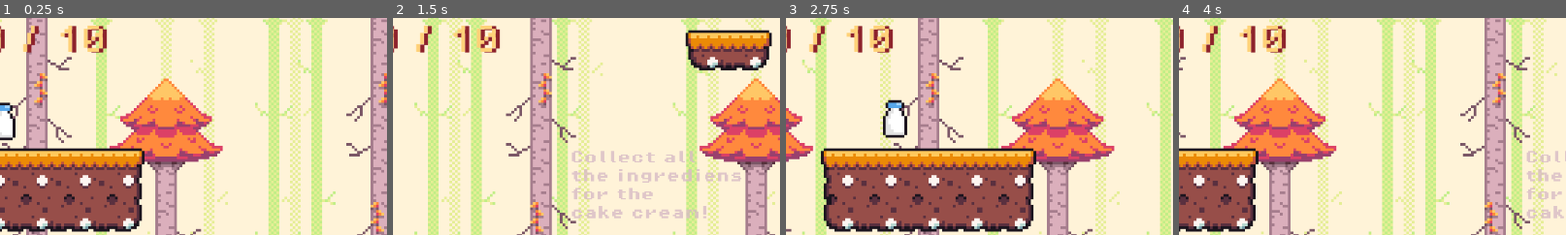
Above: before the commit, frames 1-4 (left to right).
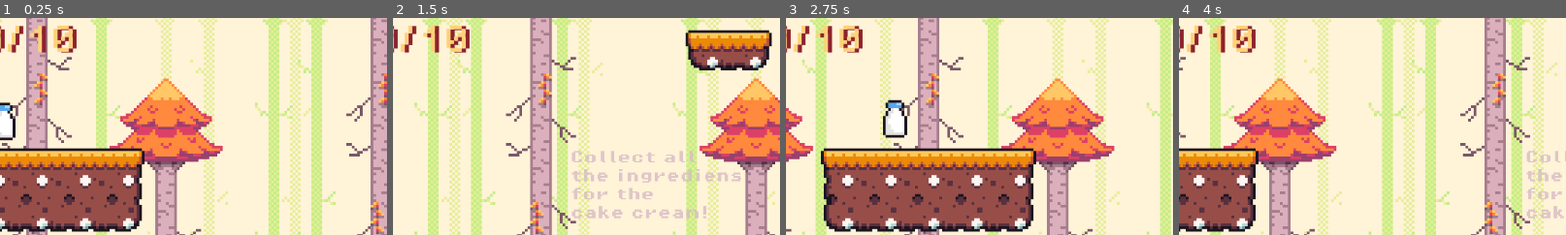
Above: after the commit, the same moments.

Repository: CakeRun/Vaerkstedsuge.github-brug-denne
Game: Godot game, scene res://level 2 (fall)/Level 2.tscn
The game is run twice, just before and just after one commit, with the same random seed, the same clock (stepped at 60 frames per second) and the same inputs. This scene is started directly instead of the project's main scene.
Inputs:
- Up to frame 1 (0.25 s): no input
- Up to frame 2 (1.5 s): hold D (move_right) from 0.53 s (still down); tap X (attack) at 0.6 s; tap Space (jump) at 0.77 s; tap E (enter) at 0.8, 1.35 s
- Up to frame 3 (2.75 s): tap Space (jump) at 1.52 s; tap X (attack) at 1.55, 2.1 s; release D (move_right) at 2.03 s; hold A (move_left) from 2.03 s (still down); tap E (enter) at 2.3 s
- Up to frame 4 (4 s): release A (move_left) at 2.78 s; hold D (move_right) from 2.78 s (still down); tap E (enter) at 2.85, 3.8 s; tap Space (jump) at 3.02, 3.77 s; tap X (attack) at 3.05, 3.6 s
The pictures show only the part of the screen within x 4-54%, y 1-51%; the shares and areas given below are measured in that part.

The runs differ from the first frame. In frame 1, 2.0% of the frame differs, in the area x 2-28%, y 3-17%; in frame 2, 2.0%; in frame 3, 2.0%; in frame 4, 2.0%.

Commit message:
level labels

Diff:
--- a/GoDot/Level 1 (green)/GameManager.gd
+++ b/GoDot/Level 1 (green)/GameManager.gd
@@ -17,7 +17,7 @@
 	elif GameManager.enemy_type == "Bear":
 		addscore += 10
 	elif GameManager.enemy_type == "Crocodile":
-		addscore += 20
+		addscore += 25
 	#score_label.text = "Score: " + str(score) + " / 10" + " + " + str(addscore)
 
 func _process(delta): #TOTAL POINTS
--- a/GoDot/level 2 (fall)/Level 2.tscn
+++ b/GoDot/level 2 (fall)/Level 2.tscn
@@ -4260,7 +4260,7 @@
 theme_override_constants/shadow_offset_x = 6
 theme_override_fonts/font = ExtResource("2_noxbo")
 theme_override_font_sizes/font_size = 45
-text = "0 / 10"
+text = "0/10"
 metadata/_edit_use_anchors_ = true
 
 [node name="TileMap" type="TileMap" parent="."]
--- a/GoDot/level 3 (winter)/level_3.tscn
+++ b/GoDot/level 3 (winter)/level_3.tscn
@@ -1807,7 +1807,7 @@
 theme_override_constants/shadow_offset_x = 6
 theme_override_fonts/font = ExtResource("16_j382v")
 theme_override_font_sizes/font_size = 45
-text = "0 / 10"
+text = "0/10"
 metadata/_edit_use_anchors_ = true
 
 [node name="killzone" parent="." instance=ExtResource("1_24mja")]
